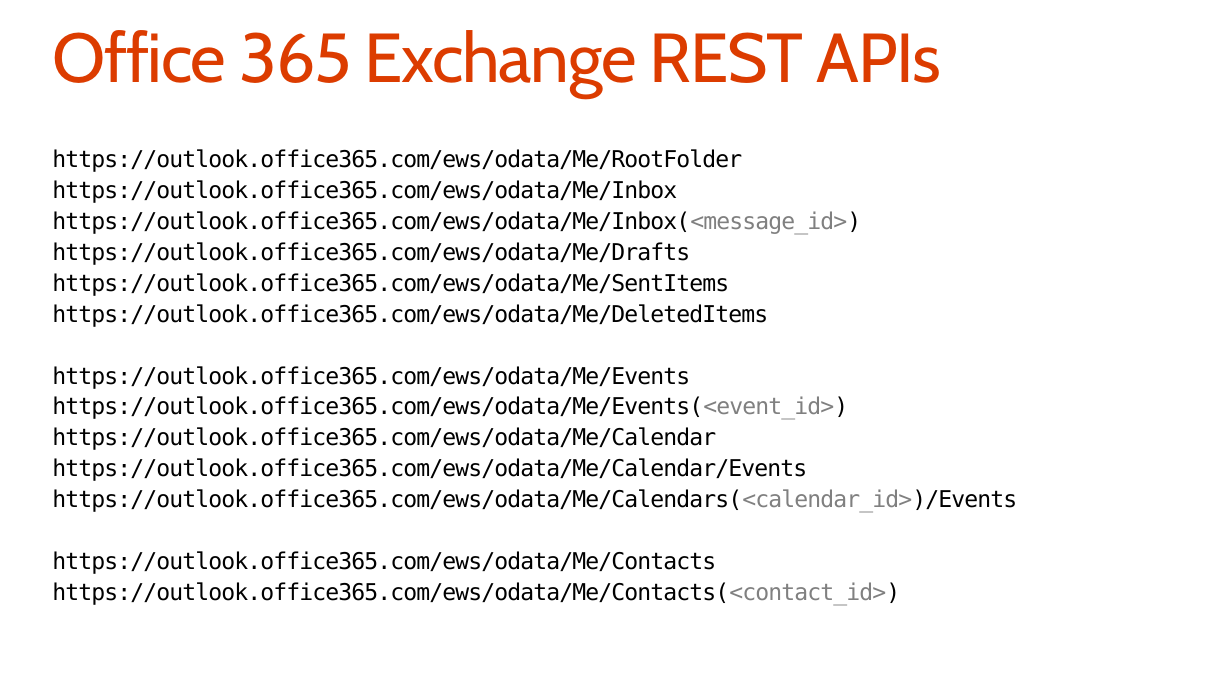
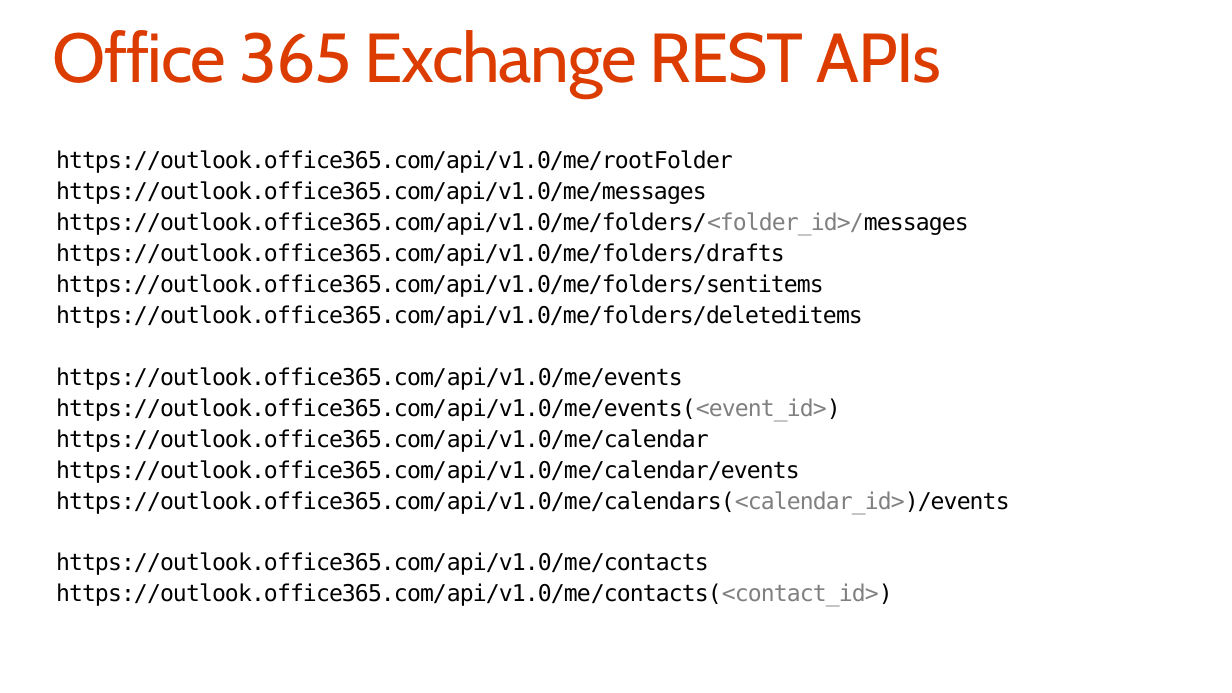
Before and after one commit to OfficeDev/TrainingContent, a slide deck: slide 27 of O3653-2 Deep Dive into Office 365 APIs for Calendar, Mail, and Contacts/O3653-2 Deep Dive into Office 365 APIs for Calendar, Mail, and Contacts.pptx. Drawn at 1232x693 pixels with LibreOffice and Linux fonts; fonts in the diff are those of the drawing. Boxes give left, top, right and bottom in pixels: in the first picture for what was removed or moved away, otherwise in the second. Text is boxed around its words. In the diff, an @@ line names an element or a change of style, - is before the commit and + after.

Commit message:
updated deck with RTM code snippets & correct REST URL paths

```diff
--- a/O3653-2 Deep Dive into Office 365 APIs for Calendar, Mail, and Contacts/O3653-2 Deep Dive into Office 365 APIs for Calendar, Mail, and Contacts.pptx
+++ b/O3653-2 Deep Dive into Office 365 APIs for Calendar, Mail, and Contacts/O3653-2 Deep Dive into Office 365 APIs for Calendar, Mail, and Contacts.pptx
@@ text at [56, 150, 1010, 607]: text changed @@
-https://outlook.office365.com/ews/odata/Me/RootFolder
-https://outlook.office365.com/ews/odata/Me/Inbox
-https://outlook.office365.com/ews/odata/Me/Inbox(<message_id>)
-https://outlook.office365.com/ews/odata/Me/Drafts
-https://outlook.office365.com/ews/odata/Me/SentItems
-https://outlook.office365.com/ews/odata/Me/DeletedItems
-https://outlook.office365.com/ews/odata/Me/Events
-https://outlook.office365.com/ews/odata/Me/Events(<event_id>)
-https://outlook.office365.com/ews/odata/Me/Calendar
-https://outlook.office365.com/ews/odata/Me/Calendar/Events
-https://outlook.office365.com/ews/odata/Me/Calendars(<calendar_id>)/Events
-https://outlook.office365.com/ews/odata/Me/Contacts
-https://outlook.office365.com/ews/odata/Me/Contacts(<contact_id>)
+https://outlook.office365.com/api/v1.0/me/rootFolder
+https://outlook.office365.com/api/v1.0/me/messages
+https://outlook.office365.com/api/v1.0/me/folders/<folder_id>/messages
+https://outlook.office365.com/api/v1.0/me/folders/drafts
+https://outlook.office365.com/api/v1.0/me/folders/sentitems
+https://outlook.office365.com/api/v1.0/me/folders/deleteditems
+https://outlook.office365.com/api/v1.0/me/events
+https://outlook.office365.com/api/v1.0/me/events(<event_id>)
+https://outlook.office365.com/api/v1.0/me/calendar
+https://outlook.office365.com/api/v1.0/me/calendar/events
+https://outlook.office365.com/api/v1.0/me/calendars(<calendar_id>)/events
+https://outlook.office365.com/api/v1.0/me/contacts
+https://outlook.office365.com/api/v1.0/me/contacts(<contact_id>)
```
Also in this commit, not shown: 14 other slides changed.
